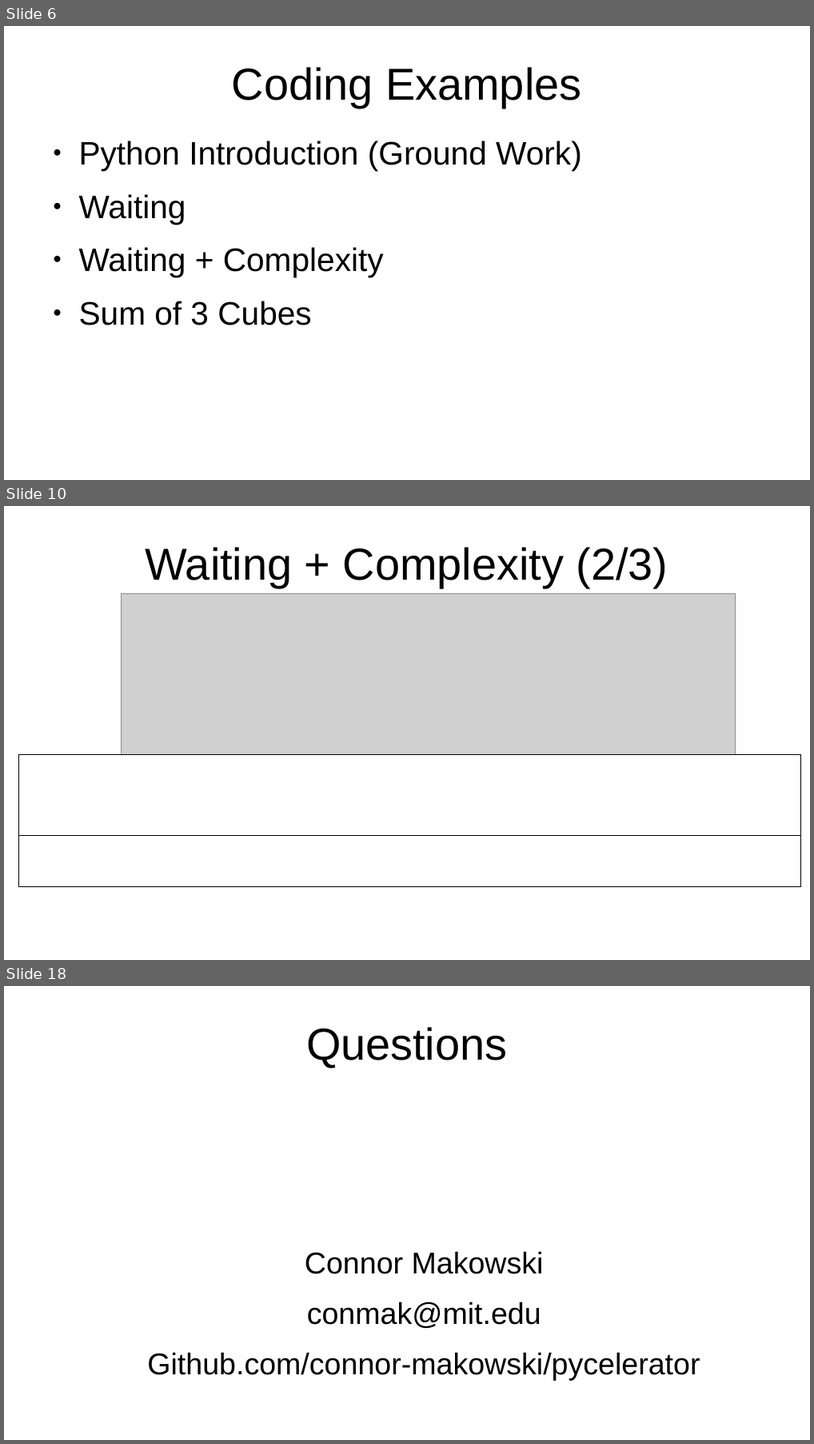
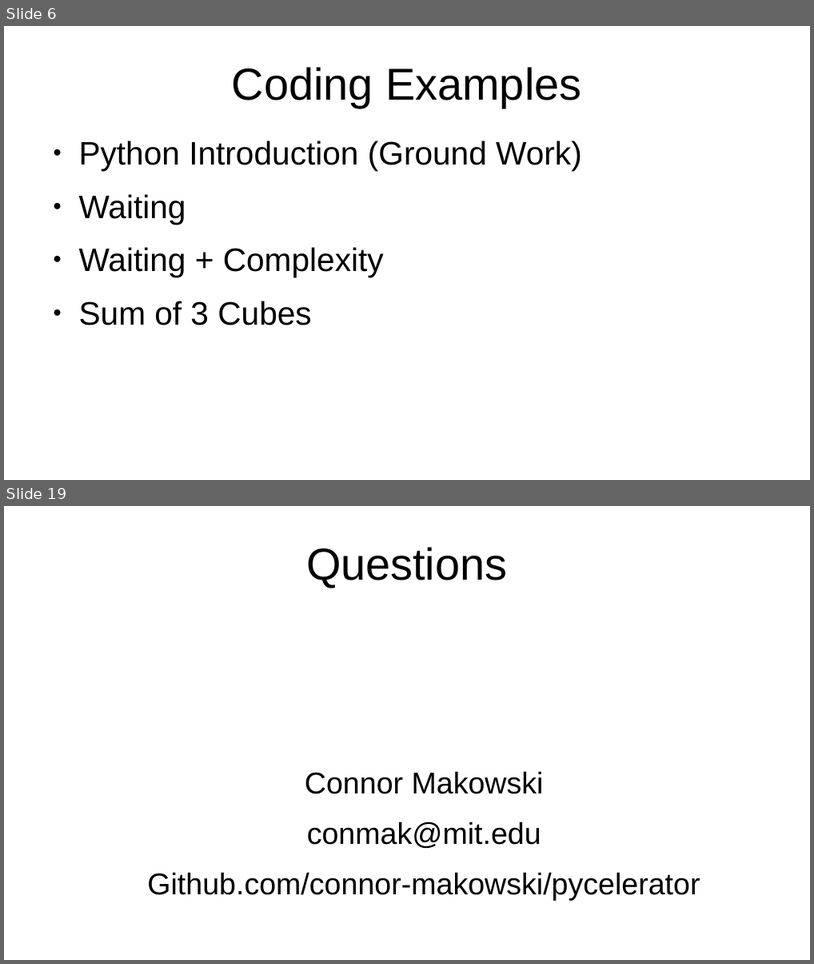
Before and after one commit to connor-makowski/pycelerator, a slide deck: pycelerator.odp. Shown one above the other, each under a label of ours: slides 6, 10 and 18 before the commit, slides 6 and 19 after it; the slides between them are not shown. The pictures are 814x1444 and 814x964 pixels, drawn with LibreOffice and Linux fonts; fonts in the diff are those of the drawing; grey boxes stand for pictures. Boxes give left, top, right and bottom in pixels: in the first picture for what was removed or moved away, otherwise in the second. Text is boxed around its words. In the diff, an @@ line names an element or a change of style, - is before the commit and + after.

```diff
--- a/pycelerator.odp
+++ b/pycelerator.odp
@@ slide 10 removed at (4,506,810,960), background #FFFFFF @@
@@ title removed at (145,547,669,588) @@
-Waiting + Complexity (2/3)
@@ picture removed at (121,594,736,850) @@
@@ rectangle removed at (18,755,802,836) @@
@@ rectangle removed at (18,836,802,887) @@
@@ what was slide 18 is now slide 19 @@
```
Also in this commit, not shown: 7 slides changed, 5 slides added, 3 other slides removed, 6 other files.
